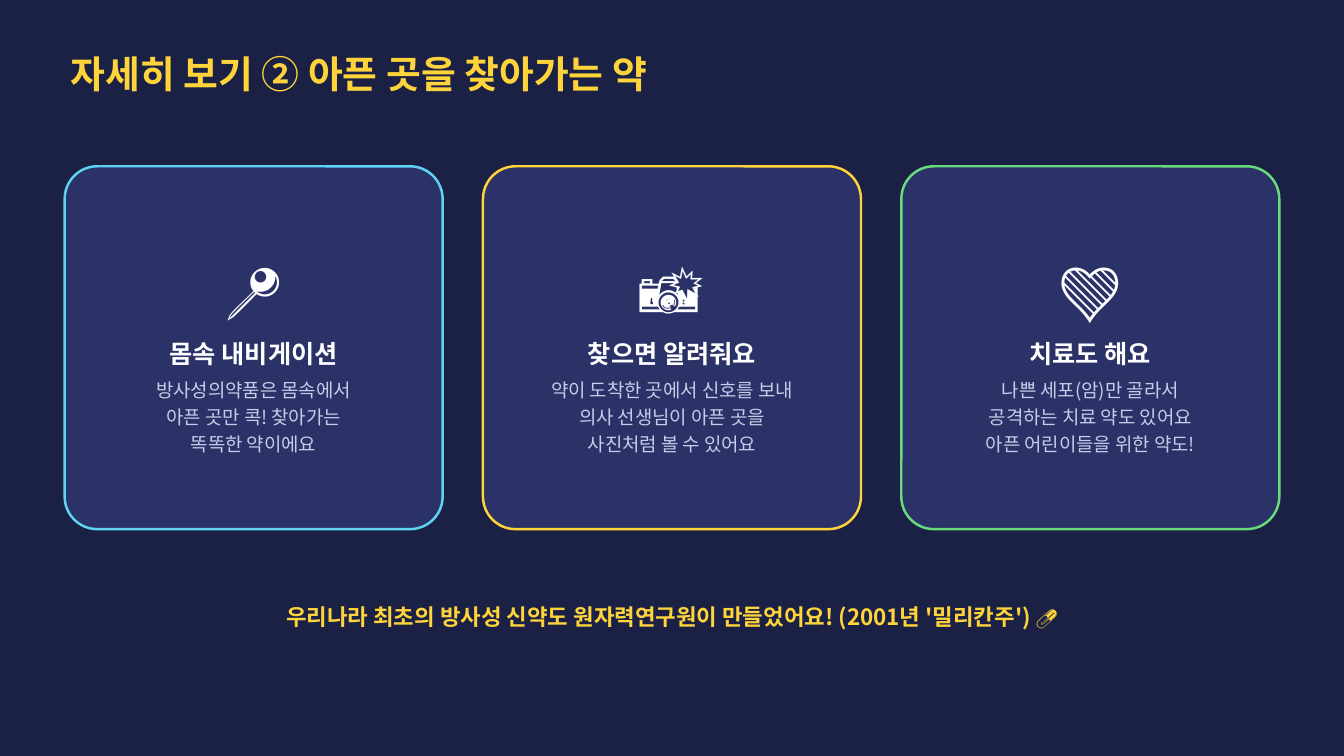
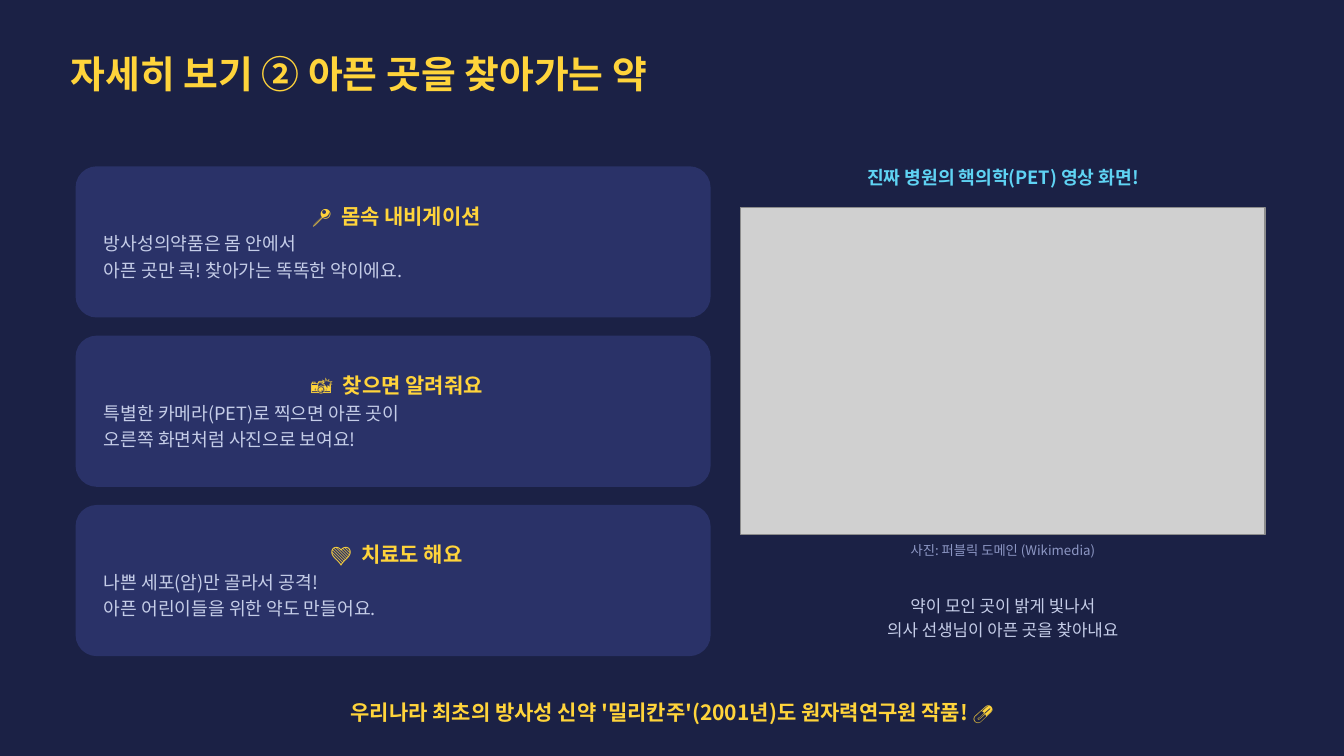
Before and after one commit to parksang-jun/ecture-materials, a slide deck: slide 8 of 강의자료/1일 어린이 연구원_초등 3-4학년용.pptx (slide 7 before the commit). Drawn at 1344x756 pixels with LibreOffice and Linux fonts; fonts in the diff are those of the drawing; grey boxes stand for pictures. Boxes give left, top, right and bottom in pixels: in the first picture for what was removed or moved away, otherwise in the second. Text is boxed around its words. In the diff, an @@ line names an element or a change of style, - is before the commit and + after.

```diff
--- a/강의자료/1일 어린이 연구원_초등 3-4학년용.pptx
+++ b/강의자료/1일 어린이 연구원_초등 3-4학년용.pptx
@@ rounded rectangle "📍 몸속 내비게이션" resized from (x1=65, y1=166, x2=443, y2=529) to (x1=76, y1=166, x2=711, y2=318) @@
@@ rounded rectangle "📍 몸속 내비게이션" at (x1=76, y1=166, x2=711, y2=318): outline #5FD3F3 1.75 pt to none; proportions changed @@
@@ text added at (x1=867, y1=168, x2=1139, y2=188), 13 pt, text #5FD3F3, bold @@
+진짜 병원의 핵의학(PET) 영상 화면!
@@ text in rounded rectangle at (x1=104, y1=206, x2=481, y2=279): text changed; size 13.5 to 13 pt @@
-📍
-몸속 내비게이션
-방사성의약품은 몸속에서
-아픈 곳만 콕! 찾아가는
-똑똑한 약이에요
+📍 몸속 내비게이션
+방사성의약품은 몸 안에서
+아픈 곳만 콕! 찾아가는 똑똑한 약이에요.
@@ picture added at (x1=741, y1=208, x2=1265, y2=534) @@
@@ rounded rectangle "📸 찾으면 알려줘요" resized from (x1=483, y1=166, x2=861, y2=529) to (x1=76, y1=336, x2=711, y2=487) @@
@@ rounded rectangle "📸 찾으면 알려줘요" at (x1=76, y1=336, x2=711, y2=487): outline #FFD43B 1.75 pt to none; proportions changed @@
@@ text in rounded rectangle at (x1=104, y1=375, x2=483, y2=448): text changed; size 13.5 to 13 pt @@
-📸
-찾으면 알려줘요
-약이 도착한 곳에서 신호를 보내
-의사 선생님이 아픈 곳을
-사진처럼 볼 수 있어요
+📸 찾으면 알려줘요
+특별한 카메라(PET)로 찍으면 아픈 곳이
+오른쪽 화면처럼 사진으로 보여요!
@@ rounded rectangle "💚 치료도 해요" resized from (x1=901, y1=166, x2=1279, y2=529) to (x1=76, y1=505, x2=711, y2=656) @@
@@ rounded rectangle "💚 치료도 해요" at (x1=76, y1=505, x2=711, y2=656): outline #69DB7C 1.75 pt to none; proportions changed @@
@@ text in rounded rectangle at (x1=104, y1=544, x2=463, y2=617): text changed; size 13.5 to 13 pt @@
-💚
-치료도 해요
-나쁜 세포(암)만 골라서
-공격하는 치료 약도 있어요
-아픈 어린이들을 위한 약도!
+💚 치료도 해요
+나쁜 세포(암)만 골라서 공격!
+아픈 어린이들을 위한 약도 만들어요.
@@ text added at (x1=911, y1=544, x2=1095, y2=558), 9.5 pt, text #8D97C4 @@
+사진: 퍼블릭 도메인 (Wikimedia)
@@ text added at (x1=887, y1=598, x2=1119, y2=638), 12 pt, text #C5CDE8 @@
+약이 모인 곳이 밝게 빛나서
+의사 선생님이 아픈 곳을 찾아내요
@@ text at (x1=350, y1=702, x2=969, y2=724): text changed; size 16 to 15 pt @@
-우리나라 최초의 방사성 신약도 원자력연구원이 만들었어요! (2001년 '밀리칸주') 💊
+우리나라 최초의 방사성 신약 '밀리칸주'(2001년)도 원자력연구원 작품! 💊
```
Also in this commit, not shown: 16 other slides changed, 2 slides added, 1 slide removed, 2 other files.
